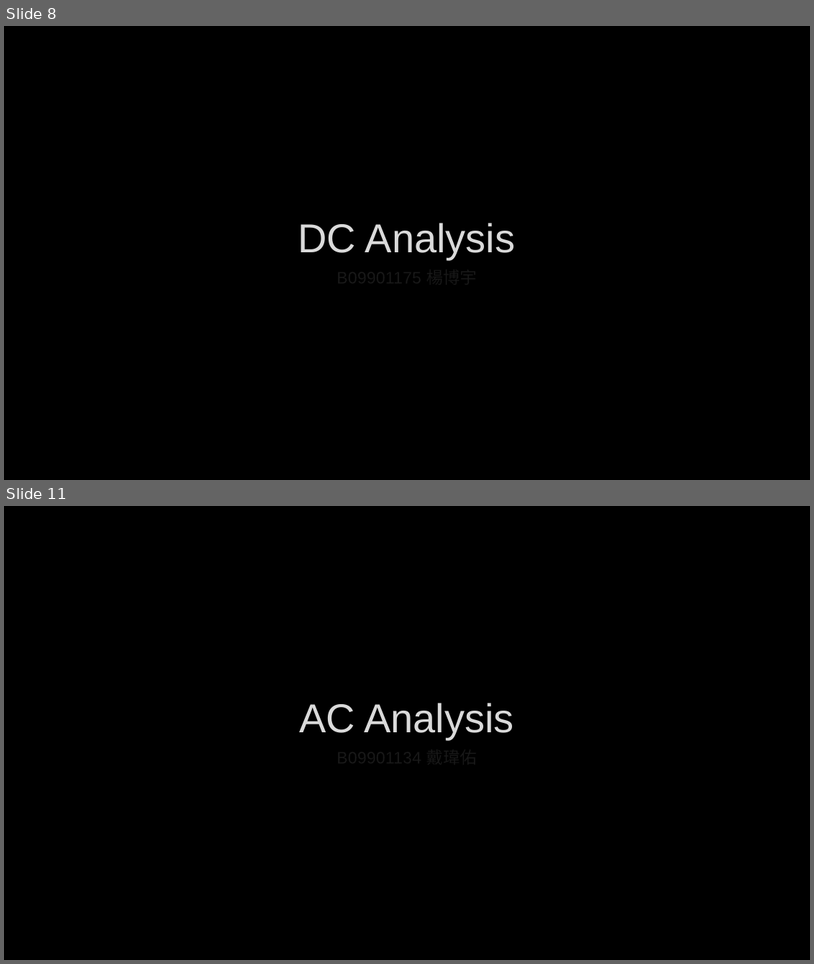
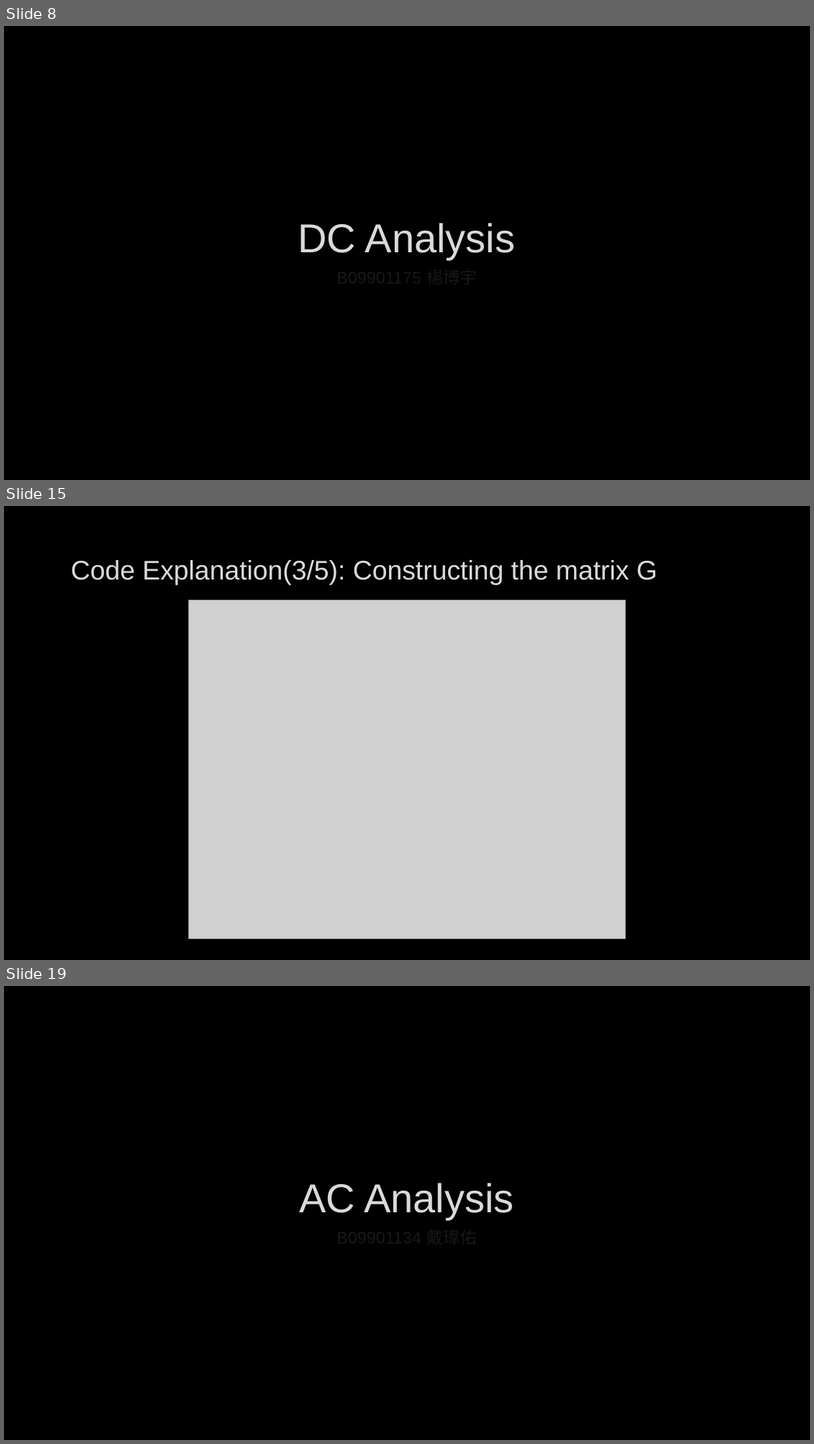
Before and after one commit to broccoli-huang/miniPSPICE, a slide deck: presentation.pptx. Shown one above the other, each under a label of ours: slides 8 and 11 before the commit, slides 8, 15 and 19 after it; the slides between them are not shown. The pictures are 814x964 and 814x1444 pixels, drawn with LibreOffice and Linux fonts; fonts in the diff are those of the drawing; grey boxes stand for pictures; background and template pictures are left out. Boxes give left, top, right and bottom in pixels: in the first picture for what was removed or moved away, otherwise in the second. Text is boxed around its words. In the diff, an @@ line names an element or a change of style, - is before the commit and + after.

```diff
--- a/presentation.pptx
+++ b/presentation.pptx
@@ slide 15 added at (4,506,810,960), background picture (left out) @@
@@ text added at (71,560,658,585), 32 pt, text #DADADA @@
+Code Explanation(3/5): Constructing the matrix G
@@ picture added at (188,600,626,939) @@
@@ what was slide 11 is now slide 19 @@
```
Also in this commit, not shown: 2 slides changed, 16 other slides added, 1 other file.
